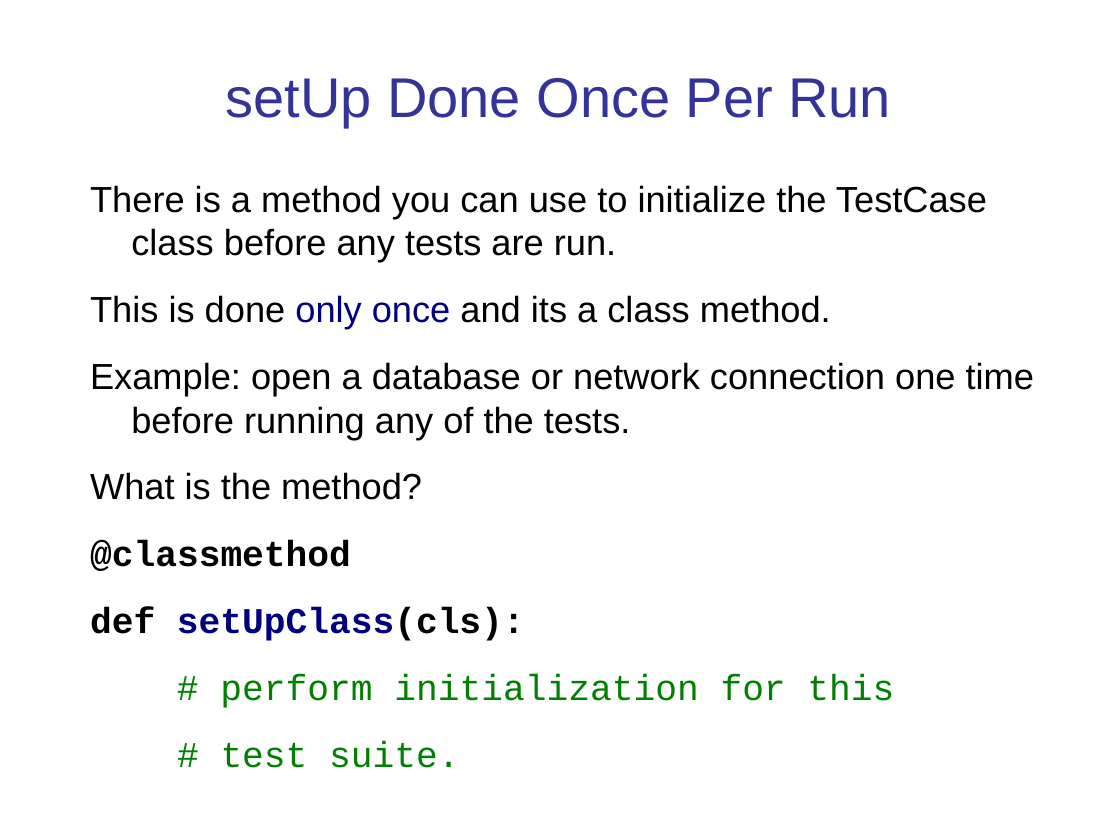
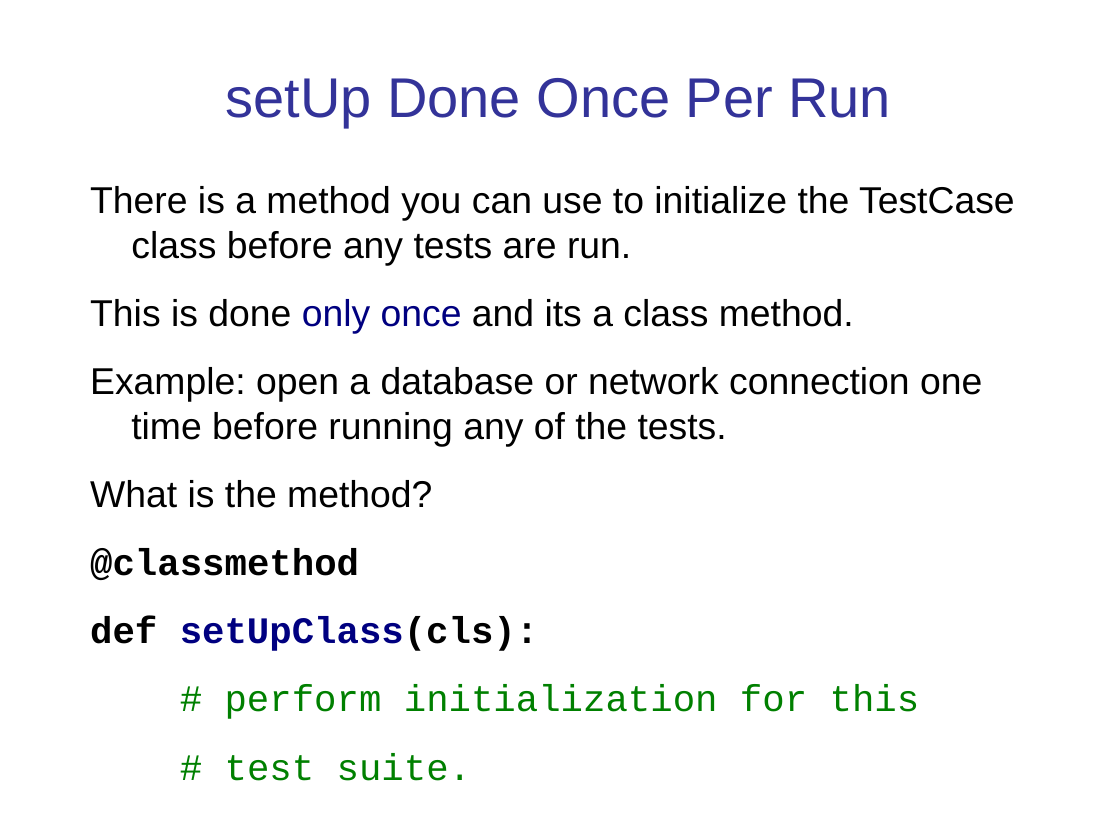
Before and after one commit to cpske/ISP, a slide deck: slide 36 of testing/Python-Unit-Testing.pptx. Drawn at 1120x840 pixels with LibreOffice and Linux fonts; fonts in the diff are those of the drawing. Boxes give left, top, right and bottom in pixels: in the first picture for what was removed or moved away, otherwise in the second. Text is boxed around its words. In the diff, an @@ line names an element or a change of style, - is before the commit and + after.

```diff
--- a/testing/Python-Unit-Testing.pptx
+++ b/testing/Python-Unit-Testing.pptx
@@ text "There is a method you ..." at box(90, 186, 1015, 781): size 23.3 to 24 pt @@
```
Also in this commit, not shown: 3 other slides changed, 1 slide added, 6 other files.
